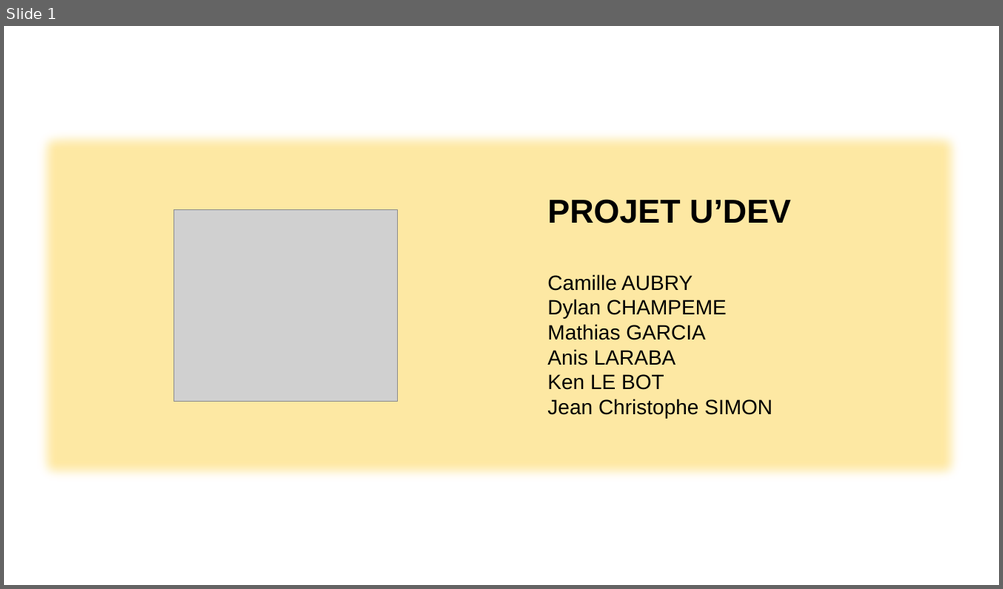
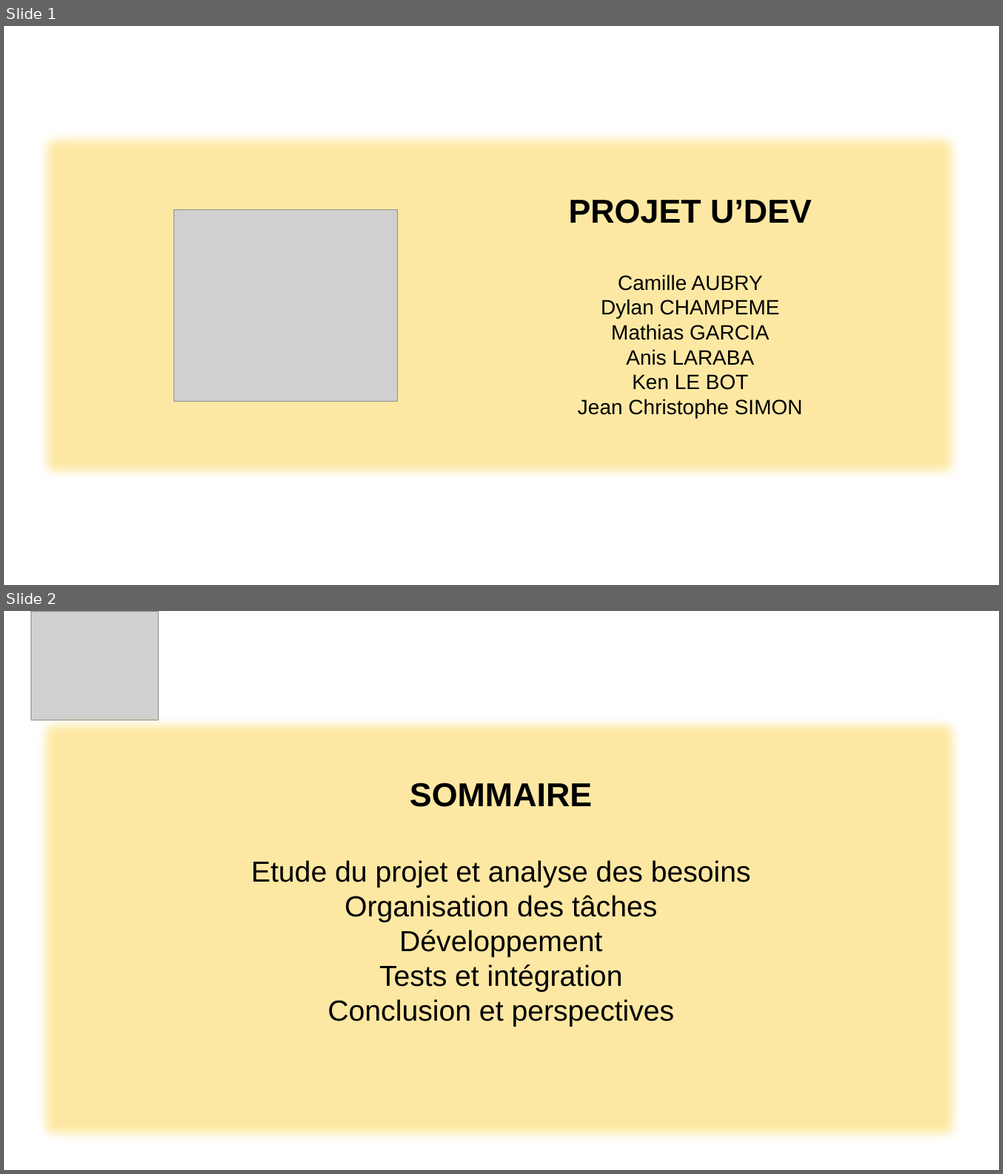
Before and after one commit to ChampemeDylan/UPOP, a slide deck: DIAPO.pptx. Shown one above the other, each under a label of ours: slide 1 before the commit, slides 1 and 2 after it. The pictures are 1003x589 and 1003x1174 pixels, drawn with LibreOffice and Linux fonts; fonts in the diff are those of the drawing; grey boxes stand for pictures; background and template pictures are left out. Boxes give left, top, right and bottom in pixels: in the first picture for what was removed or moved away, otherwise in the second. Text is boxed around its words. In the diff, an @@ line names an element or a change of style, - is before the commit and + after.

```diff
--- a/DIAPO.pptx
+++ b/DIAPO.pptx
@@ slide 2 added at (x1=4, y1=611, x2=999, y2=1170), background picture (left out) @@
@@ picture added at (x1=31, y1=611, x2=159, y2=721) @@
@@ rectangle added at (x1=31, y1=711, x2=968, y2=1149), fill #FED449 at 50% opacity @@
@@ text added at (x1=251, y1=783, x2=751, y2=1027), 28 pt, text #000000 @@
+SOMMAIRE
+Etude du projet et analyse des besoins
+Organisation des tâches
+Développement
+Tests et intégration
+Conclusion et perspectives
@@ slide 1 changed as well @@
@@ text "PROJET U’DEV" at (x1=569, y1=199, x2=811, y2=418): alignment left to centre @@
```
Also in this commit, not shown: 1 other slide changed, 16 other slides added, 1 slide removed.
